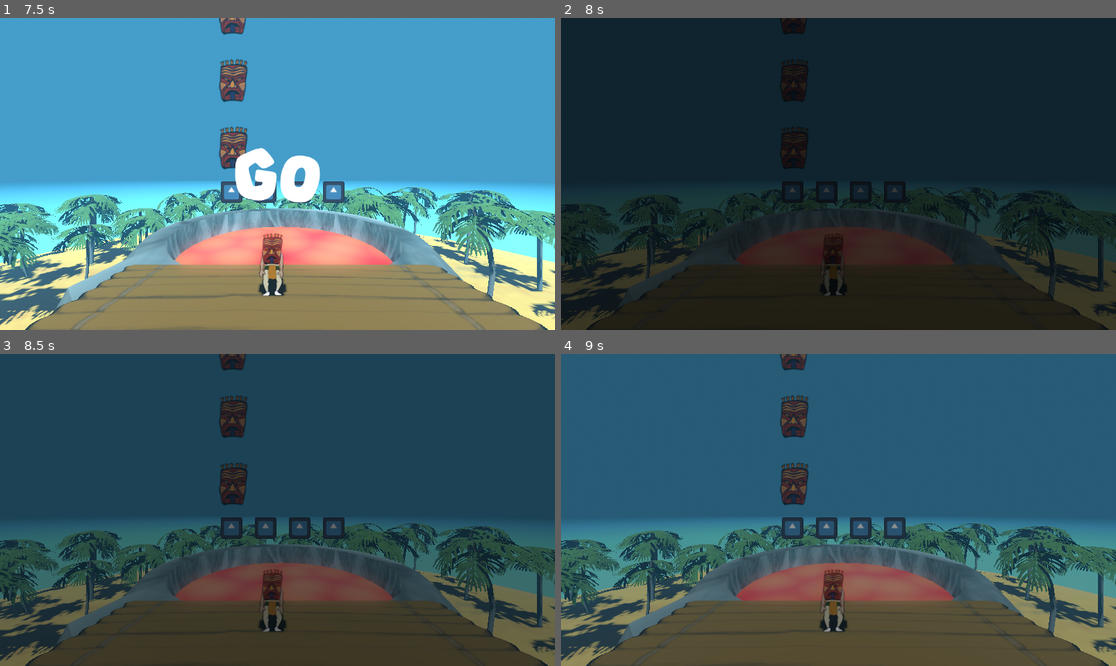
Above: before the commit, frames 1-4 (two rows, left to right).
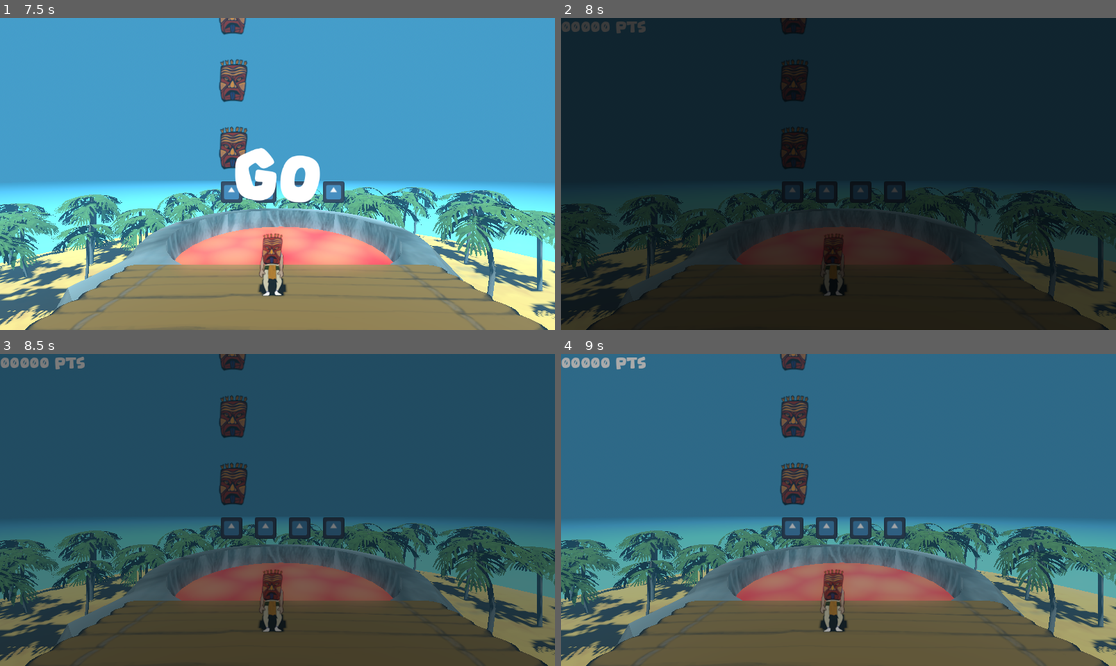
Above: after the commit, the same moments.

Repository: juhanakristian/ggj2026
Game: Godot game, scene res://scenes/main/main.tscn
The game is run twice, just before and just after one commit, with the same random seed, the same clock (stepped at 60 frames per second) and the same inputs. The engine's default icon, where the game draws it, is replaced by a stand-in: a white triangle on a blue panel in a dark square. Sound files missing from this copy of the repository are replaced by a short silence.
Inputs:
- Up to frame 1 (7.5 s): tap Enter (ui_accept) at 0.5, 0.6, 0.77, 1.07, 1.35, 1.52, 1.82, 2.1, 2.85, 3.02, 3.32, 3.6, 3.77, 4.07, 4.35, 4.52, 4.82, 5.1, 5.85, 6.02, 6.32, 6.6, 6.77, 7.07, 7.35 s
- Up to frame 2 (8 s): tap Enter (ui_accept) at 7.52, 7.82 s
- Up to frame 3 (8.5 s): tap Enter (ui_accept) at 8.1 s
- Up to frame 4 (9 s): tap Space at 8.75 s; tap Enter (ui_accept) at 8.85 s

Frame 1 is identical in both runs. In frame 2, 0.3% of the frame differs, in the area x 0-16%, y 0-5%; in frame 3, 0.4%; in frame 4, 0.4%, in the area x 0-16%, y 0-6%.

Commit message:
basic functionality, resets points

Diff:
--- a/mauri/scenes/game/controller/note_controller.gd
+++ b/mauri/scenes/game/controller/note_controller.gd
@@ -12,14 +12,20 @@
 
 var current_mask = 0
 
+@export var is_locked : bool = true
 ## Player Id is used for finding the correct controls of the user
 @export var player_id : int = 1
-
 
 var action_note_1 : String  = ""
 var action_note_2 : String  = ""
 var action_note_3 : String  = ""
 var action_note_4 : String  = ""
+
+## Locks or unlocks the controller
+func lock_controller(locked) -> void:
+	is_locked = locked
+	set_physics_process(not is_locked)
+
 
 ## Setup the controller using the exported player id for finding correct mapping
 func _ready() -> void:
--- a/mauri/scenes/game/game.tscn
+++ b/mauri/scenes/game/game.tscn
@@ -11,6 +11,10 @@
 [ext_resource type="AudioStream" uid="uid://d0tbsafcmlhjm" path="res://assets/audio/audio.mp3" id="7_bdhmt"]
 [ext_resource type="Texture2D" uid="uid://c6aelmg1m1q4n" path="res://icon.svg" id="9_kp23o"]
 [ext_resource type="PackedScene" uid="uid://cats1mblrfh8s" path="res://scenes/ui/countdown_ui/countdown_ui.tscn" id="10_4j704"]
+
+[sub_resource type="LabelSettings" id="LabelSettings_kp23o"]
+font = ExtResource("3_5jirj")
+font_size = 64
 
 [node name="Game" type="Node" unique_id=346745799]
 script = ExtResource("1_sul5r")
@@ -73,6 +77,23 @@
 theme_override_font_sizes/font_size = 28
 text = "00000 PTS"
 
+[node name="ResetLabel" type="Label" parent="GameUI" unique_id=931156971]
+visible = false
+anchors_preset = 8
+anchor_left = 0.5
+anchor_top = 0.5
+anchor_right = 0.5
+anchor_bottom = 0.5
+offset_left = -204.5
+offset_top = -41.0
+offset_right = 204.5
+offset_bottom = 41.0
+grow_horizontal = 2
+grow_vertical = 2
+text = "Try again
+press space"
+label_settings = SubResource("LabelSettings_kp23o")
+
 [connection signal="note_mask_updated" from="NoteController" to="Dancer" method="_on_note_mask_updated"]
 [connection signal="note_pressed" from="NoteController" to="Level" method="_on_note_controller_note_pressed"]
 [connection signal="note_released" from="NoteController" to="Level" method="_on_note_controller_note_released"]
--- a/mauri/scenes/game/level/level.gd
+++ b/mauri/scenes/game/level/level.gd
@@ -76,6 +76,10 @@
 	if enable:
 		music_player.play()
 
+## Resets points and updates the label
+func reset_points() -> void:
+	points = 0
+	update_point_label_text()
 
 func _on_note_controller_note_pressed(note: String) -> void:
 	var result = level_data.do_note_check(note, current_time + 0.2) # latency hack
@@ -90,7 +94,12 @@
 	else:
 		sprite.modulate = Color(1, 0, 0)
 
+	update_point_label_text()
+
+## Updates the label's text
+func update_point_label_text() -> void:
 	points_label.text = format_points(points) + " PTS"
+
 
 
 func _on_note_controller_note_released(note: String) -> void:
--- a/mauri/scenes/game/src/game.gd
+++ b/mauri/scenes/game/src/game.gd
@@ -10,6 +10,10 @@
 @onready var music_player: AudioStreamPlayer3D = $MusicPlayer
 @onready var level: Level = $Level
 @onready var countdown_ui: CountdownUI = $CountdownUI
+@onready var note_controller: NoteController = $NoteController
+
+@onready var reset_label: Label = $GameUI/ResetLabel
+
 
 signal game_started()
 
@@ -28,6 +32,8 @@
 	#set_processing(false)
 	enable_camera(false)
 	game_ui.visible = false
+	note_controller.lock_controller(true)
+
 
 func _process(delta: float) -> void:
 	match state:
@@ -48,20 +54,26 @@
 	if Input.is_action_just_pressed("ui_accept"):
 		print("Space was pressed, resetting the game state")
 		level.reset()
+		state = State.RUN
 		start_game()
 
 ## Method used for launching the game
 func start_game():
 	enable_camera(true)
+	level.reset_points()
+	reset_label.visible = false
 	await curtain_operator.fade_in(2.0).curtain_faded_in
 	await countdown_ui.start_countdown(3.0)
 	level.enable_level(true)
 	state = State.RUN
 	game_ui.visible = true
+	note_controller.lock_controller(false)
 
 
 func _on_music_player_finished() -> void:
 	state = State.END
 	level.enable_level(false)
+	reset_label.visible = true
 
-	game_ui.visible = false
+	game_ui.visible = true
+	note_controller.lock_controller(true)
